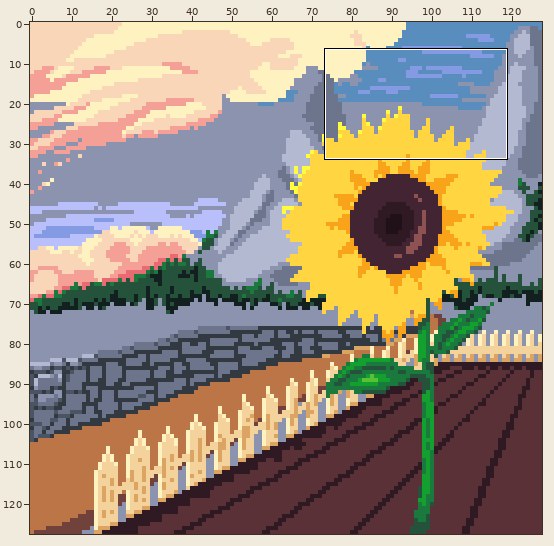
Two states of a pixel-art file, Jun_2021/sunflower.aseprite. The picture above shows the old version from afar; the outline marks the close-up.
Close-up. Before the commit:
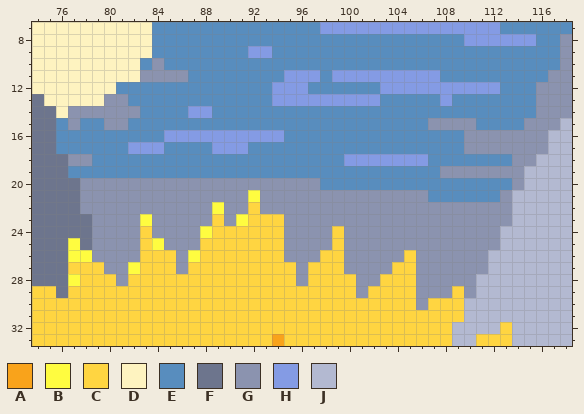
128x128 pixels, 1 frame. Colours within 5 levels of each other are drawn and written as one. Shown: x 74..118, y 7..33. The commit also changed other parts of the picture, which this record leaves out.
Visible layers, top first: "Petalos", "Core", "Stem", "Valla", "Campo", "Forest", "Road", "StoneWall", "Mountains", "Clouds", "Sky".
Palette (. is transparent): A #f9a31b  B #fffc40  C #ffd541  D #fef3c0  E #588dbe  F #6d758d  G #8b93af  H #849be4  J #b3b9d1
Pixels before, first column x 74:
 7 DDDDDDDDDDEEEEEEEEEEEEEEHHHHHHHHHHHHHHHEEEEEE
 8 DDDDDDDDDDEEEEEEEEEEEEEEEEEEEEEEEEEEHHHHHHEEG
 9 DDDDDDDDDDEEEEEEEEHHEEEEEEEEEEEEEEEEEEEEEEEEG
10 DDDDDDDDDEGEEEEEEEEEEEEEEEEEEEEEEEEEEEEEEEEEG
11 DDDDDDDDDGGGGEEEEEEEEHHHEHHHHHHHHHEEEEEEEEEGG
12 DDDDDDDEEEEEEEEEEEEEHHHEEEEEEHHHHHHHHHHEEEGGG
13 FDDDDDGGEEEEEEEEEEEEHHHHHHHHHEEEEEHEEEEEEEGGG
14 FFDGGGGGGEEEEHHEEEEEEEEEEEEEEEEEEEEEEEEEEEGGG
15 FFEGEEGGEEEEEEEEEEEEEEEEEEEEEEEEEGGGGEEEEGGGJ
16 FFEEEEEEEEEHHHHHHHHHHEEEEEEEEEEEEEEEGGGGGGGJJ
17 FFEEEEEEHHHEEEEHHHEEEEEEEEEEEEEEEEEEGGGGGGGJJ
18 FFFGGEEEEEEEEEEEEEEEEEEEEEHHHHHHHEEEEEEEGGJJJ
19 FFFEEEEEEEEEEEEEEEEEEEEEEEEEEEEEEEGGGGGGGJJJJ
20 FFFFGGGGGGGGGGGGGGGGGGGGEEEEEEEEEEEEEEEEGJJJJ
21 FFFFGGGGGGGGGGGGGGBGGGGGGGGGGGGGGEEEEEEGJJJJJ
22 FFFFGGGGGGGGGGGBGGCGGGGGGGGGGGGGGGGGGGGGJJJJJ
23 FFFFFGGGGBGGGGGCGBCCCGGGGGGGGGGGGGGGGGGGJJJJJ
24 FFFFFGGGGCGGGGBCCCCCCGGGGCGGGGGGGGGGGGGJJJJJJ
25 FFFBFGGGGCBGGGCCCCCCCGGGGCGGGGGGGGGGGGGJJJJJJ
26 FFFBBGGGGCCCGBCCCCCCCGGGCCGGGGGCGGGGGGJJJJJJJ
27 FFFCCCGGBCCCGCCCCCCCCCGCCCGGGGCCGGGGGGJJJJJJJ
28 FFFBCCCGCCCCCCCCCCCCCCGCCCCGGCCCGGGGGJJJJJJJJ
29 CCFCCCCCCCCCCCCCCCCCCCCCCCCGCCCCGGGCGJJJJJJJJ
30 CCCCCCCCCCCCCCCCCCCCCCCCCCCCCCCCGCCCJJJJJJJJJ
31 CCCCCCCCCCCCCCCCCCCCCCCCCCCCCCCCCCCCJJJJJJJJJ
32 CCCCCCCCCCCCCCCCCCCCCCCCCCCCCCCCCCCJJJJCJJJJJ
33 CCCCCCCCCCCCCCCCCCCCACCCCCCCCCCCCCCJJCCCJJJJJ
After the commit:
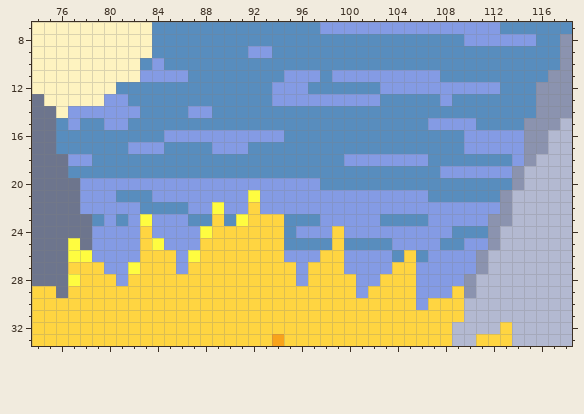
What changed:
{"where": "layer \"Sky\""}
{"y":10,"x":84,"old":"G","new":"H"}
{"y":11,"x":83,"old":"GGGG","new":"HHHH"}
{"y":13,"x":80,"old":"GG","new":"HH"}
{"y":14,"x":77,"old":"GGGGGG","new":"HHHHHH"}
{"y":15,"x":77,"old":"G","new":"H"}
{"y":15,"x":80,"old":"GG","new":"HH"}
{"y":15,"x":107,"old":"GGGG","new":"HHHH"}
{"y":16,"x":110,"old":"GGGGG","new":"HHHHH"}
{"y":17,"x":110,"old":"GGGGG","new":"HHHHH"}
{"y":18,"x":77,"old":"GG","new":"HH"}
{"y":18,"x":114,"old":"G","new":"H"}
{"y":19,"x":108,"old":"GGGGGG","new":"HHHHHH"}
{"y":20,"x":78,"old":"GGGGGGGGGGGGGGGGGGGG","new":"HHHHHHHHHHHHHHHHHHHH"}
{"y":21,"x":78,"old":"GGGGGGGGGGGGGG","new":"HHHEEEHHHHHHHH"}
{"y":21,"x":93,"old":"GGGGGGGGGGGGGG","new":"HHHHHHHHHHHHHH"}
{"y":22,"x":78,"old":"GGGGGGGGGGG","new":"HHHHHEEEEHH"}
{"y":22,"x":90,"old":"GG","new":"HH"}
{"y":22,"x":93,"old":"GGGGGGGGGGGGGGGGGGGG","new":"HHHHHHHHHHHHHHHHHHHH"}
{"y":23,"x":79,"old":"GGGG","new":"EHEH"}
{"y":23,"x":84,"old":"GGGGG","new":"HHHEE"}
{"y":23,"x":90,"old":"G","new":"E"}
{"y":23,"x":95,"old":"GGGGGGGGGGGGGGGGG","new":"EEEHHHHHEEEEHHHHH"}
{"y":24,"x":79,"old":"GGGG","new":"HHHH"}
{"y":24,"x":84,"old":"GGGG","new":"HHHH"}
{"y":24,"x":95,"old":"GGGG","new":"EHHH"}
{"y":24,"x":100,"old":"GGGGGGGGGGGG","new":"HHHHHHHHHEEE"}
{"y":25,"x":79,"old":"GGGG","new":"HHHH"}
{"y":25,"x":85,"old":"GGG","new":"HHH"}
{"y":25,"x":95,"old":"GGGG","new":"EEEE"}
{"y":25,"x":100,"old":"GGGGGGGGGGGG","new":"EEEEHHHHEEHH"}
{"y":26,"x":79,"old":"GGGG","new":"HHHH"}
{"y":26,"x":86,"old":"G","new":"H"}
{"y":26,"x":95,"old":"GGG","new":"HHH"}
{"y":26,"x":100,"old":"GGGGG","new":"HHHHE"}
{"y":26,"x":106,"old":"GGGGG","new":"EHHHH"}
{"y":27,"x":80,"old":"GG","new":"HH"}
{"y":27,"x":86,"old":"G","new":"H"}
{"y":27,"x":96,"old":"G","new":"H"}
{"y":27,"x":100,"old":"GGGG","new":"HHHH"}
{"y":27,"x":106,"old":"GGGGG","new":"HHHHH"}
{"y":28,"x":81,"old":"G","new":"H"}
{"y":28,"x":96,"old":"G","new":"H"}
{"y":28,"x":101,"old":"GG","new":"HH"}
{"y":28,"x":106,"old":"GGGG","new":"HHHH"}
{"y":29,"x":101,"old":"G","new":"H"}
{"y":29,"x":106,"old":"GGG","new":"HHH"}
{"y":30,"x":106,"old":"G","new":"H"}
{"label":"changed","picture_box":[68,58,524,310]}
